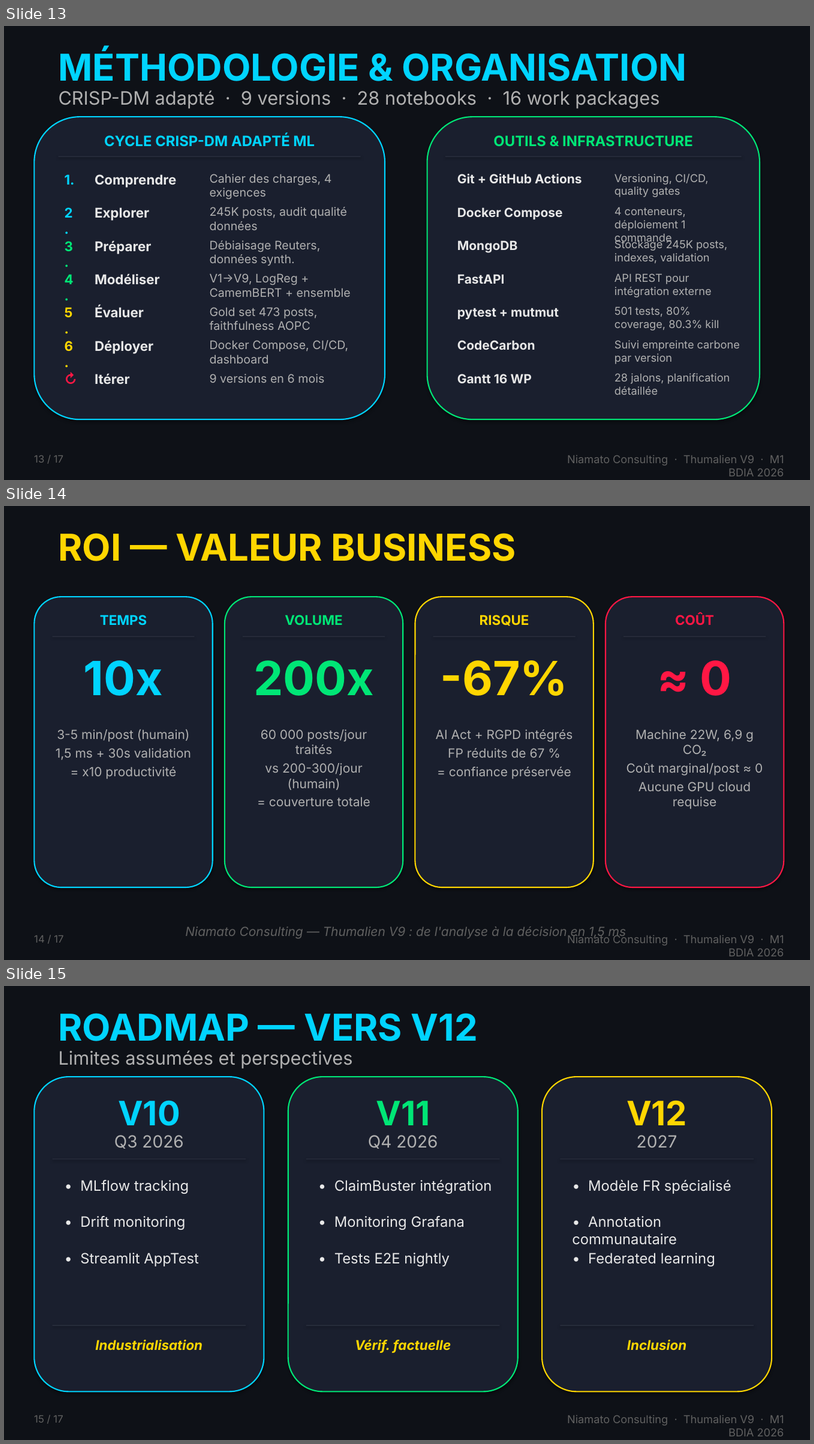
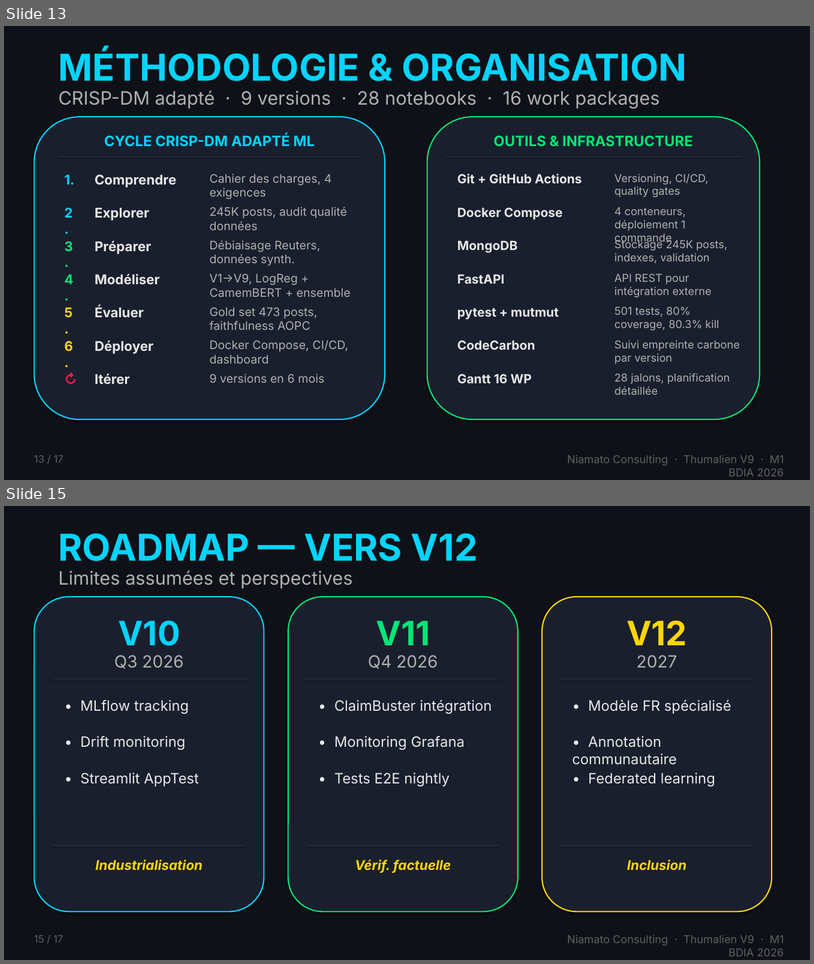
Before and after one commit to azelbanks/projet_etude, a slide deck: video_mvp/Thumalien_V9_slides.pptx. Shown one above the other, each under a label of ours: slides 13, 14 and 15 before the commit, slides 13 and 15 after it; the slides between them are not shown. The pictures are 814x1444 and 814x964 pixels, drawn with LibreOffice and Linux fonts; fonts in the diff are those of the drawing. Boxes give left, top, right and bottom in pixels: in the first picture for what was removed or moved away, otherwise in the second. Text is boxed around its words. In the diff, an @@ line names an element or a change of style, - is before the commit and + after.

Commit message:
feat(video): ajout budget projet dans slide ROI + script v3
Slide 14 ROI restructuree en 2 panneaux:
- Gauche: ROI (temps x10, volume x200, risque -67%, cout ~0)
- Droite: Budget detaille (RH 49.5K, infra 0, licences 0, annotation 750)
  Total projet: 50 250 EUR, exploitation: ~930 EUR/mois
  Cout/post: 0.0005 ct (quasi gratuit)

Script v3 mis a jour avec voix-off budget Sebastien.

```diff
--- a/video_mvp/Thumalien_V9_slides.pptx
+++ b/video_mvp/Thumalien_V9_slides.pptx
@@ slide 14 removed at <box>4,506,810,960</box>, background #0E1117 @@
@@ text removed at <box>59,533,516,561</box> @@
-ROI — VALEUR BUSINESS
@@ rounded rectangle removed at <box>34,597,213,887</box> @@
@@ rounded rectangle removed at <box>225,597,403,887</box> @@
@@ rounded rectangle removed at <box>416,597,594,887</box> @@
@@ rounded rectangle removed at <box>606,597,785,887</box> @@
@@ text removed at <box>675,613,714,625</box> @@
-COÛT
@@ text removed at <box>100,615,147,625</box> @@
-TEMPS
@@ text removed at <box>285,615,342,625</box> @@
-VOLUME
@@ text removed at <box>480,615,530,626</box> @@
-RISQUE
@@ rectangle removed at <box>53,636,195,637</box> @@
@@ rectangle removed at <box>243,636,385,637</box> @@
@@ rectangle removed at <box>434,636,576,637</box> @@
@@ rectangle removed at <box>624,636,766,637</box> @@
@@ text removed at <box>84,660,163,696</box> @@
-10x
@@ text removed at <box>254,660,374,696</box> @@
-200x
@@ text removed at <box>441,660,569,696</box> @@
--67%
@@ text removed at <box>701,660,732,696</box> @@
-≈ 0
@@ text removed at <box>56,729,191,779</box> @@
-3-5 min/post (humain)
-1,5 ms + 30s validation
-= x10 productivité
@@ text removed at <box>261,729,371,806</box> @@
-60 000 posts/jour traités
-vs 200-300/jour (humain)
-= couverture totale
@@ text removed at <box>436,729,573,779</box> @@
-AI Act + RGPD intégrés
-FP réduits de 67 %
-= confiance préservée
@@ text removed at <box>627,729,763,809</box> @@
-Machine 22W, 6,9 g CO₂
-Coût marginal/post ≈ 0
-Aucune GPU cloud requise
@@ text removed at <box>34,935,63,942</box> @@
-14 / 17
@@ text removed at <box>185,926,626,939</box> @@
-Niamato Consulting — Thumalien V9 : de l'analyse à la décision en 1,5 ms
@@ text removed at <box>567,934,785,956</box> @@
-Niamato Consulting · Thumalien V9 · M1 BDIA 2026
```
Also in this commit, not shown: 1 slide added, 2 other files.
